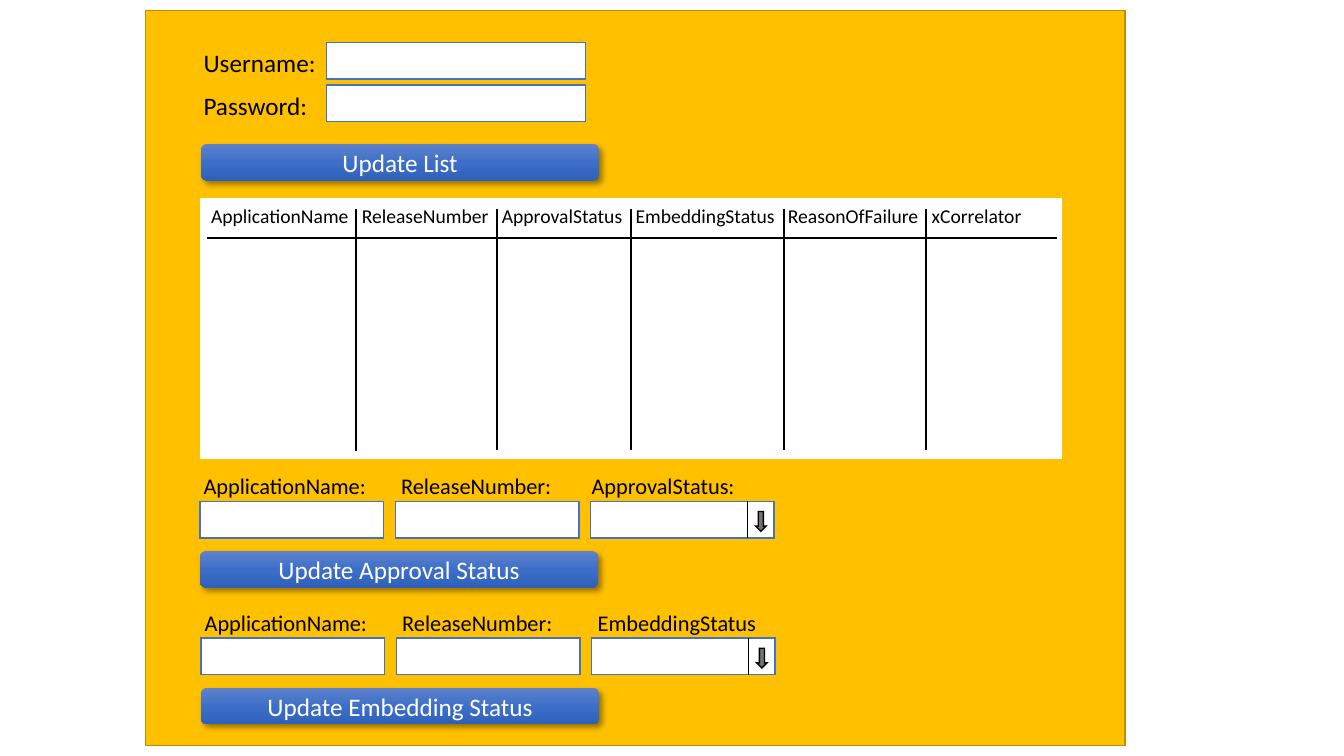
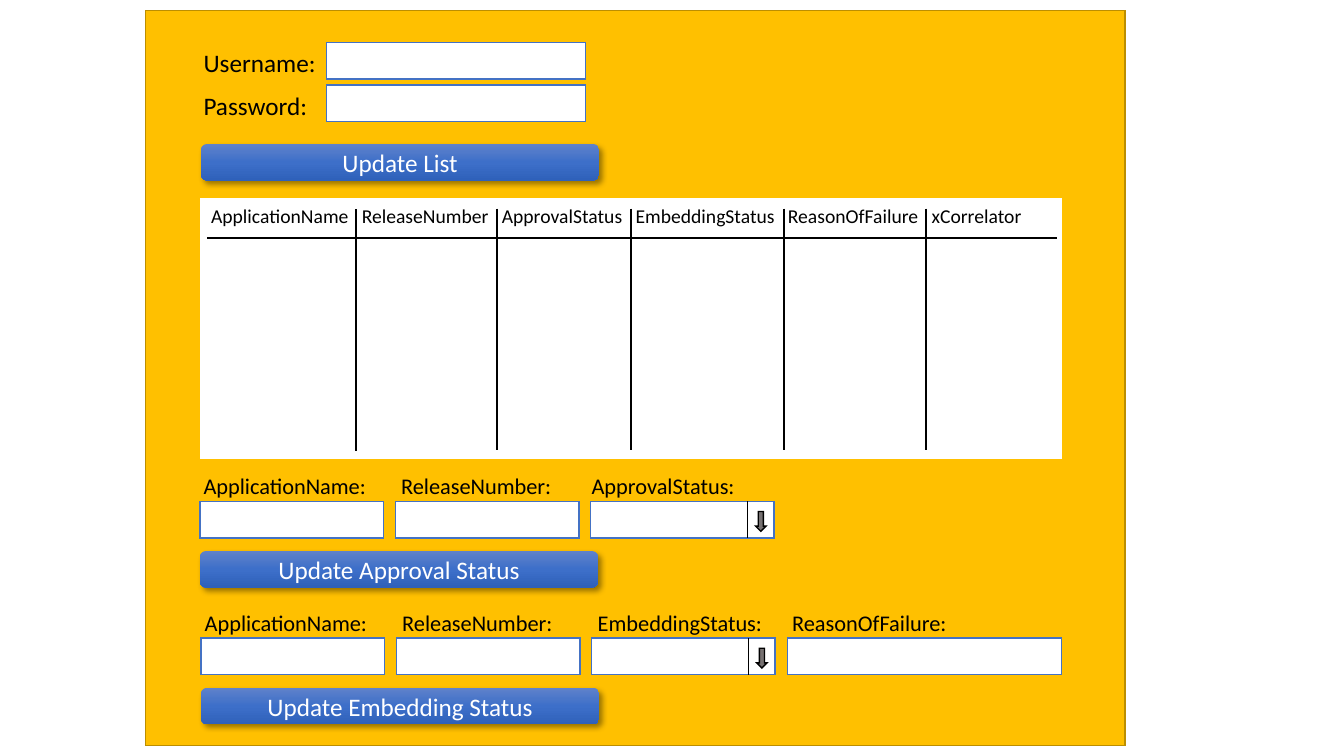
Before and after one commit to openBackhaul/TypeApprovalRegister, a slide deck: slide 2 of spec/pictures/Pages.pptx. Drawn at 1344x756 pixels with LibreOffice and Linux fonts; fonts in the diff are those of the drawing. Boxes give left, top, right and bottom in pixels: in the first picture for what was removed or moved away, otherwise in the second. Text is boxed around its words. In the diff, an @@ line names an element or a change of style, - is before the commit and + after.

```diff
--- a/spec/pictures/Pages.pptx
+++ b/spec/pictures/Pages.pptx
@@ rectangle "ApplicationName: ReleaseNumber: EmbeddingStatus: ReasonOfFai ...": place and size @@
-rectangle "ApplicationName: ReleaseNumber: EmbeddingStatus: ReasonOfFai ..." at [195, 604, 768, 641]
+rectangle "ApplicationName: ReleaseNumber: EmbeddingStatus: ReasonOfFai ..." at [195, 604, 1064, 641]
@@ text in rectangle at [205, 615, 946, 635]: text changed @@
-ApplicationName: ReleaseNumber: EmbeddingStatus :
+ApplicationName: ReleaseNumber: EmbeddingStatus: ReasonOfFailure:
@@ rectangle added at [787, 638, 1062, 675], fill #FFFFFF, outline #4472C4 1 pt @@
```
Also in this commit, not shown: 5 other files.
